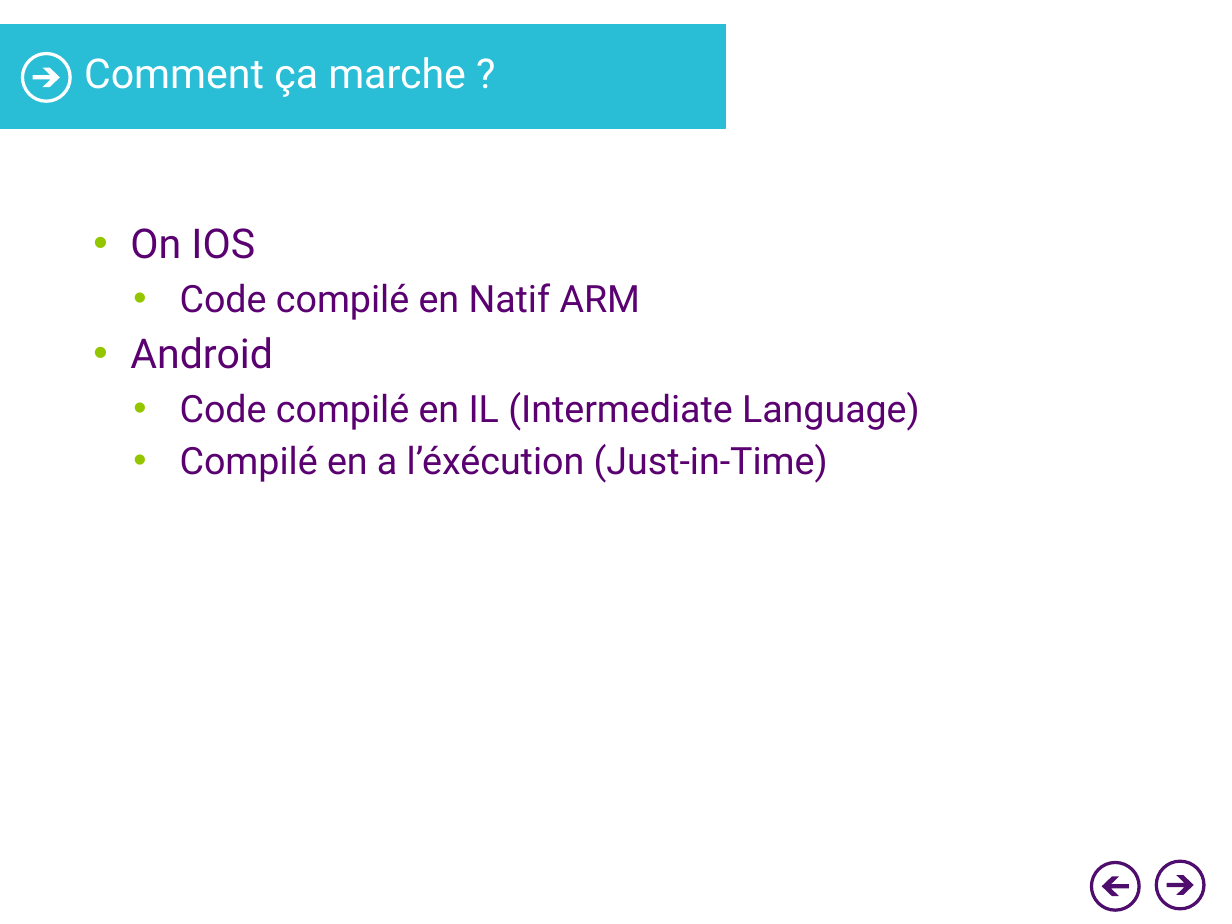
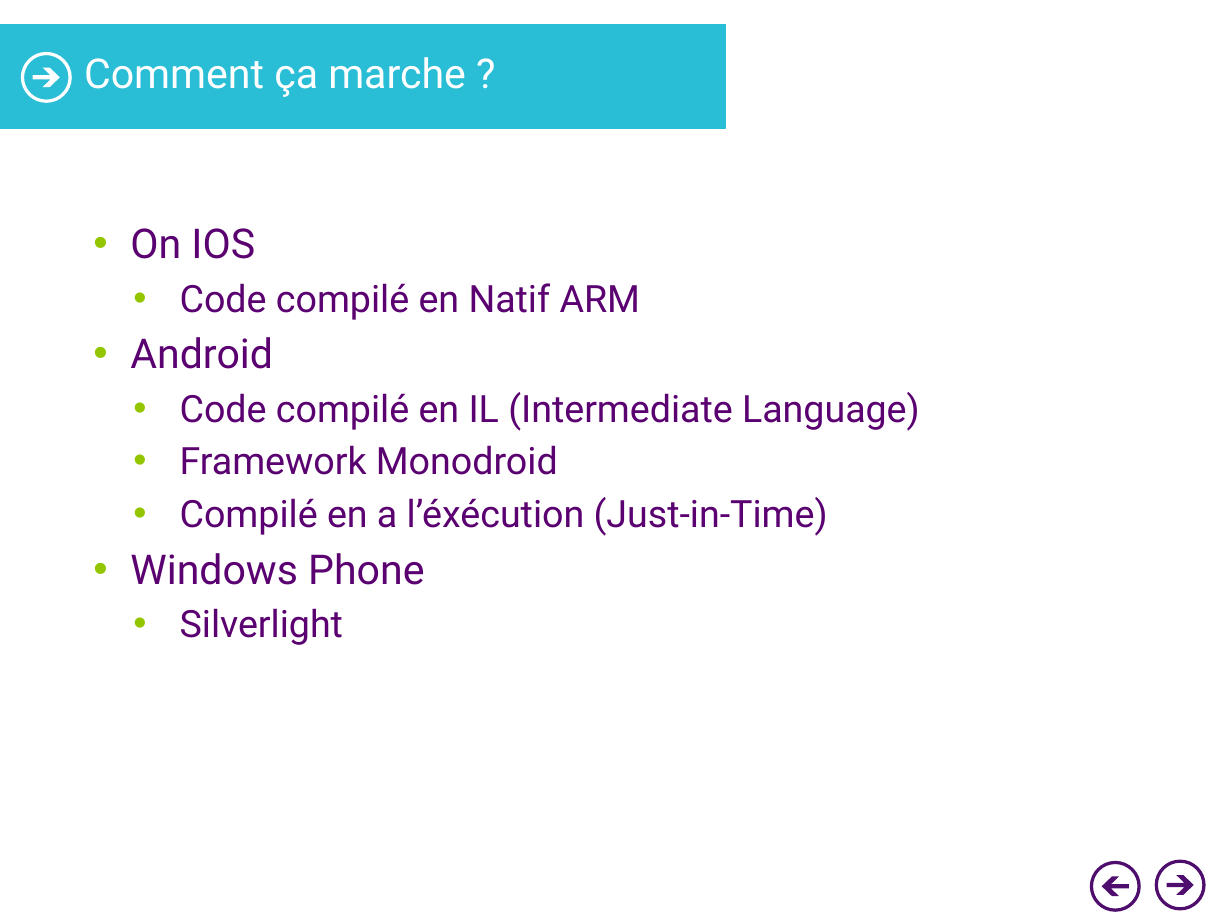
Before and after one commit to lnimong/prezxamarin, a slide deck: slide 11 of XamarinPrez.pptx. Drawn at 1232x924 pixels with LibreOffice and Linux fonts; fonts in the diff are those of the drawing; background and template pictures are left out. Boxes give left, top, right and bottom in pixels: in the first picture for what was removed or moved away, otherwise in the second. Text is boxed around its words. In the diff, an @@ line names an element or a change of style, - is before the commit and + after.

```diff
--- a/XamarinPrez.pptx
+++ b/XamarinPrez.pptx
@@ text at (x1=180, y1=445, x2=558, y2=475): paragraph added @@
+  • Framework Monodroid
@@ text at (x1=130, y1=553, x2=424, y2=645): paragraphs added @@
+• Windows Phone
+  • Silverlight
```
Also in this commit, not shown: 1 other slide changed, 4 slides removed.
